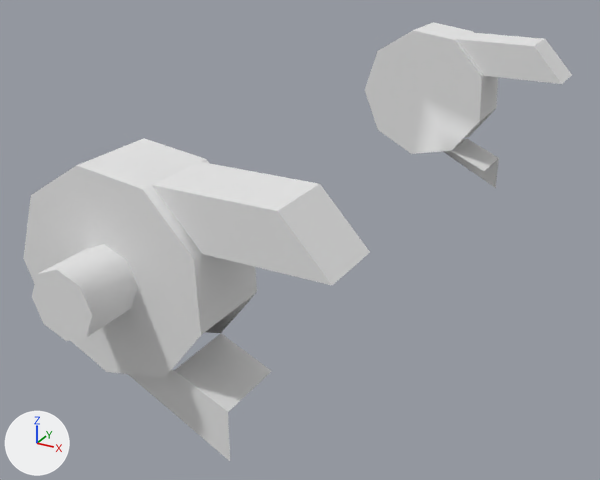
Renders of the OBJ model Assets/Prefabs/Import/Moduls/P_Modul_25_Hinge.obj from each side of a commit.
Camera for both pictures: a 50 mm camera at (2.76, -7.59, 1.93) aimed at (-0.02, -2.52, -0.61). Arrows for +X, +Y and +Z are at lower left; the lights stay in place. Where no turn or scale is listed for an object, it has been applied to the vertices.

Objects in the first picture: 'P_Modul_25_Hinge'.
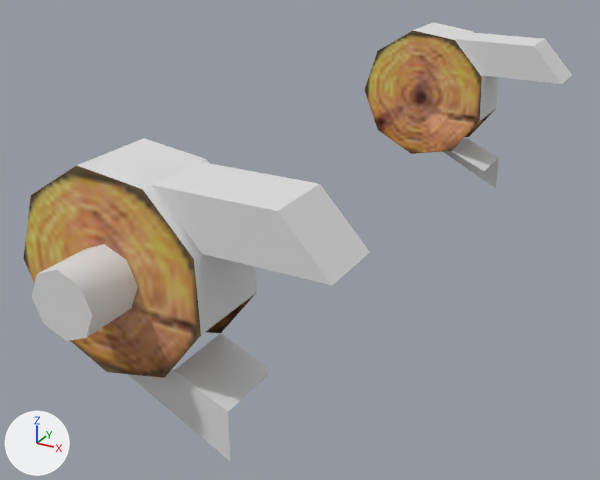
Pixel boxes (x1, y1, x2, y2) of what changed, in the pictures (600 x 480 px):
'P_Modul_25_Hinge', surface changed (grey to brown): (23, 28, 496, 381) in both

Edits to the bpy script that builds the scene:
```text
Add img_wood_misc_bmp:
    img_wood_misc_bmp = load_image('Wood_Misc.bmp', '../Textures/Wood_Misc.bmp', 128, 128, 'sRGB')
Change mat_p_modul_25_hingeside:
    remove mat_p_modul_25_hingeside.base_color = (0.8, 0.8, 0.8)  # white #e7e7e7
    add mat_p_modul_25_hingeside.texture = img_wood_misc_bmp
```
